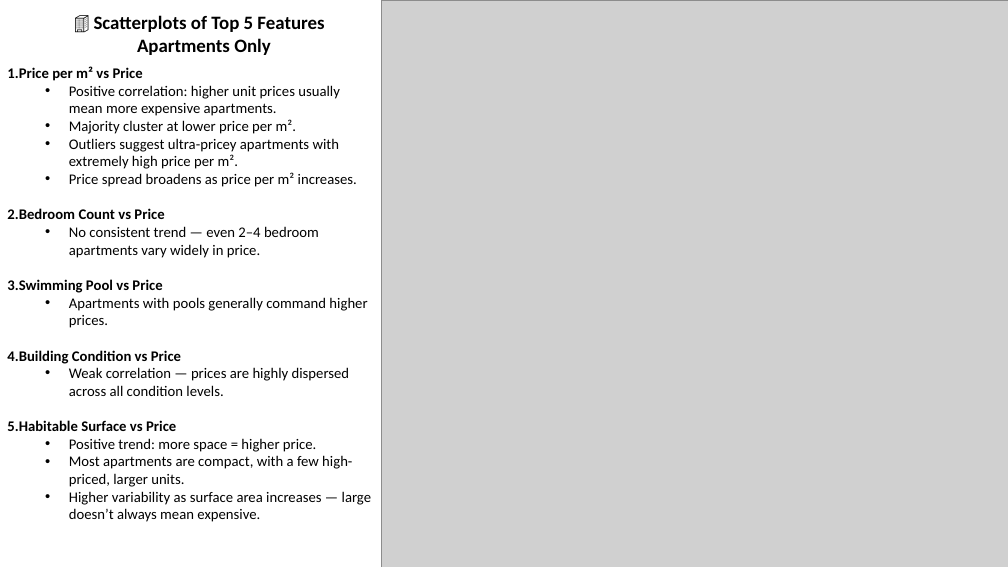
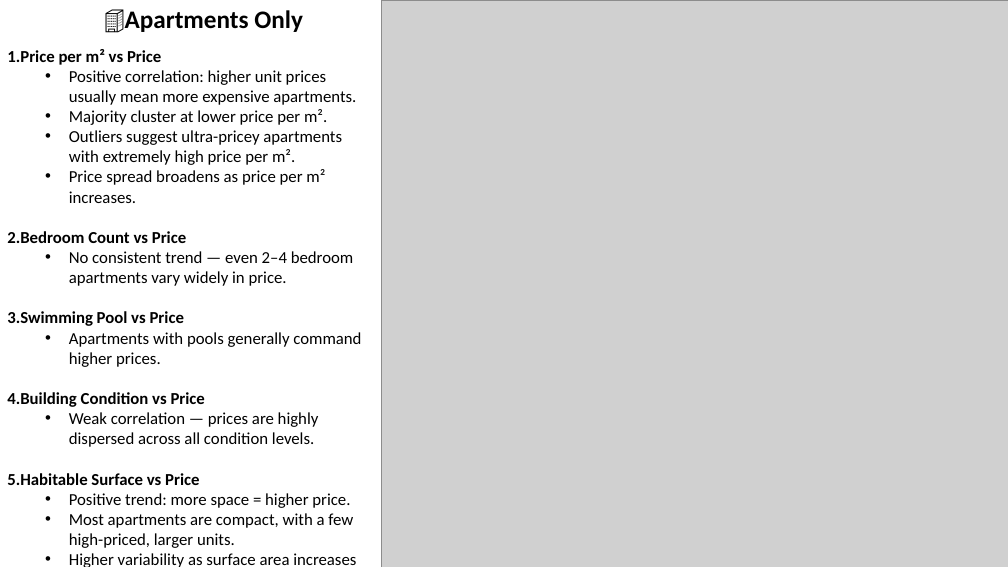
Before and after one commit to kayedee90/challenge-data-analysis, a slide deck: slide 25 of Presentation/Kenny_PDF.pptx (slide 10 before the commit). Drawn at 1008x567 pixels with LibreOffice and Linux fonts; fonts in the diff are those of the drawing; grey boxes stand for pictures. Boxes give left, top, right and bottom in pixels: in the first picture for what was removed or moved away, otherwise in the second. Text is boxed around its words. In the diff, an @@ line names an element or a change of style, - is before the commit and + after.

```diff
--- a/Presentation/Kenny_PDF.pptx
+++ b/Presentation/Kenny_PDF.pptx
@@ text at (x1=125, y1=10, x2=303, y2=32): text changed; size 18 to 24 pt @@
-🏢 Scatterplots of Top 5 Features
-Apartments Only
+🏢Apartments Only
@@ text "Price per m² vs Price" moved from (x1=7, y1=66, x2=371, y2=522) to (x1=7, y1=49, x2=361, y2=567) @@
@@ text "Price per m² vs Price" at (x1=7, y1=49, x2=361, y2=567): size 14 to 16 pt @@
```
Also in this commit, not shown: 7 other slides changed, 18 slides added, 3 other files.
